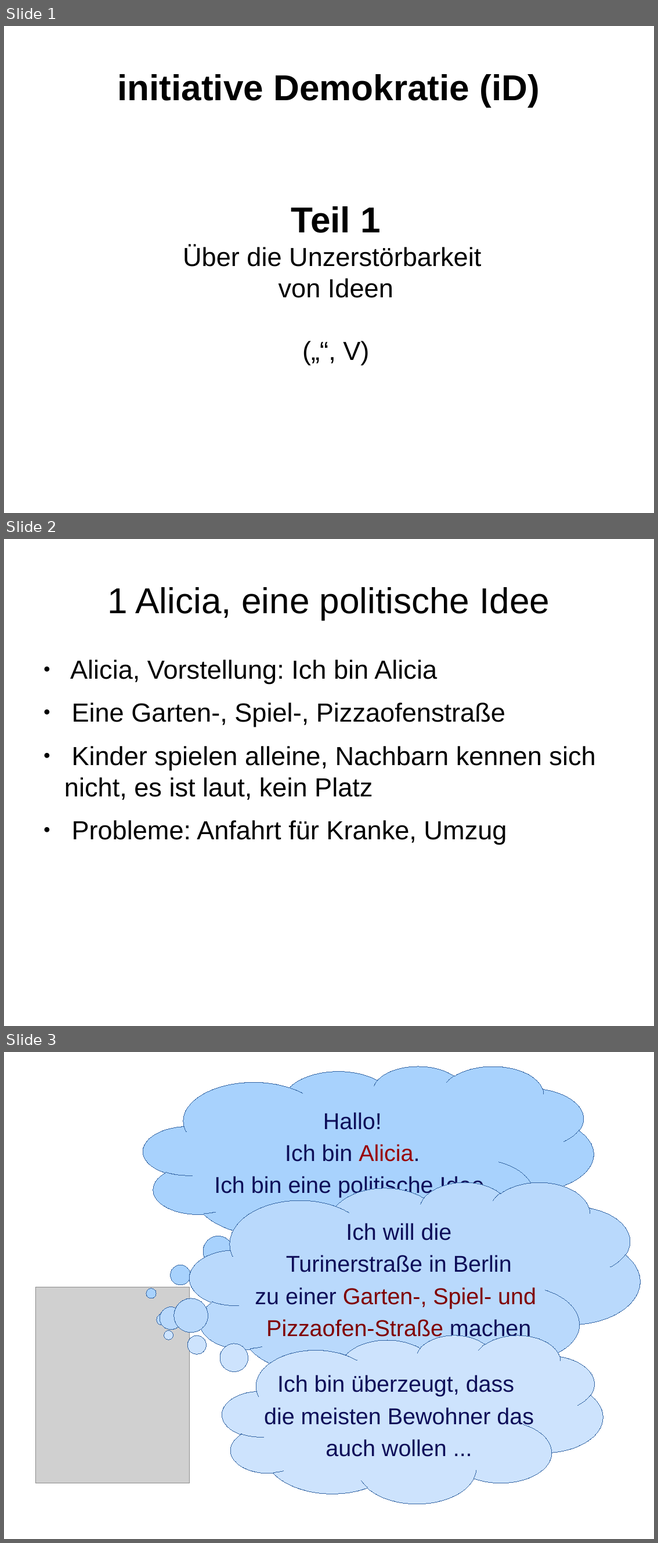
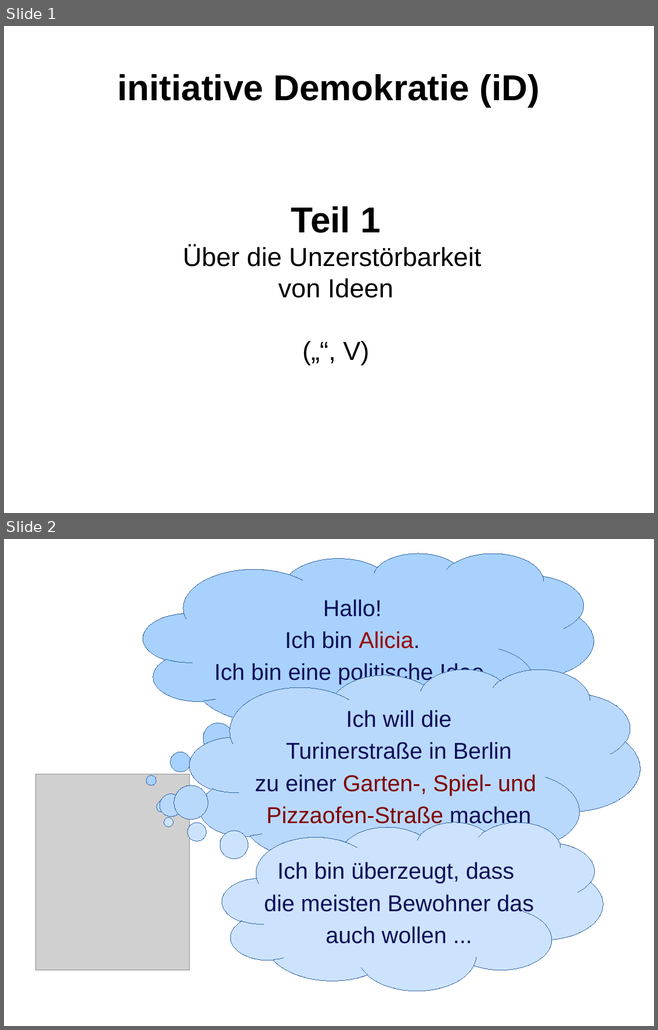
Before and after one commit to lafisrap/Philosophie, a slide deck: Animation 1 - Über die Unzerstörberkeit von Ideen.odp. Shown one above the other, each under a label of ours: slides 1, 2 and 3 before the commit, slides 1 and 2 after it. The pictures are 658x1543 and 658x1030 pixels, drawn with LibreOffice and Linux fonts; fonts in the diff are those of the drawing; grey boxes stand for pictures. Boxes give left, top, right and bottom in pixels: in the first picture for what was removed or moved away, otherwise in the second. Text is boxed around its words. In the diff, an @@ line names an element or a change of style, - is before the commit and + after.

```diff
--- a/Animation 1 - Über die Unzerstörberkeit von Ideen.odp
+++ b/Animation 1 - Über die Unzerstörberkeit von Ideen.odp
@@ slide 2 removed at (x1=4, y1=539, x2=654, y2=1026), background #FFFFFF @@
@@ title removed at (x1=107, y1=587, x2=550, y2=620) @@
-1 Alicia, eine politische Idee
@@ text removed at (x1=64, y1=660, x2=595, y2=845) @@
-● Alicia, Vorstellung: Ich bin Alicia
-● Eine Garten-, Spiel-, Pizzaofenstraße
-● Kinder spielen alleine, Nachbarn kennen sich nicht, es ist laut, kein Platz
-● Probleme: Anfahrt für Kranke, Umzug
@@ what was slide 3 is now slide 2 @@
```
Also in this commit, not shown: 2 slides added, 1 other slide removed.
